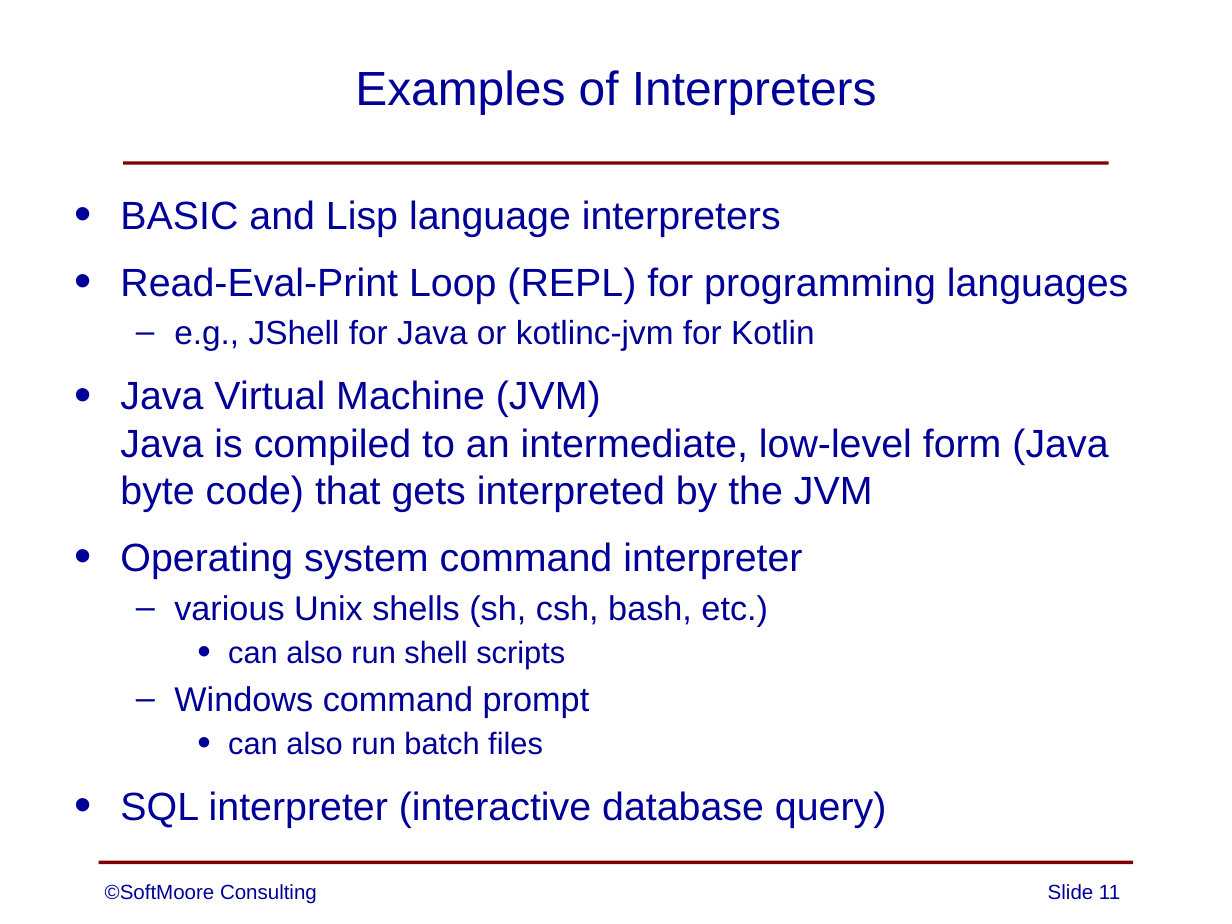
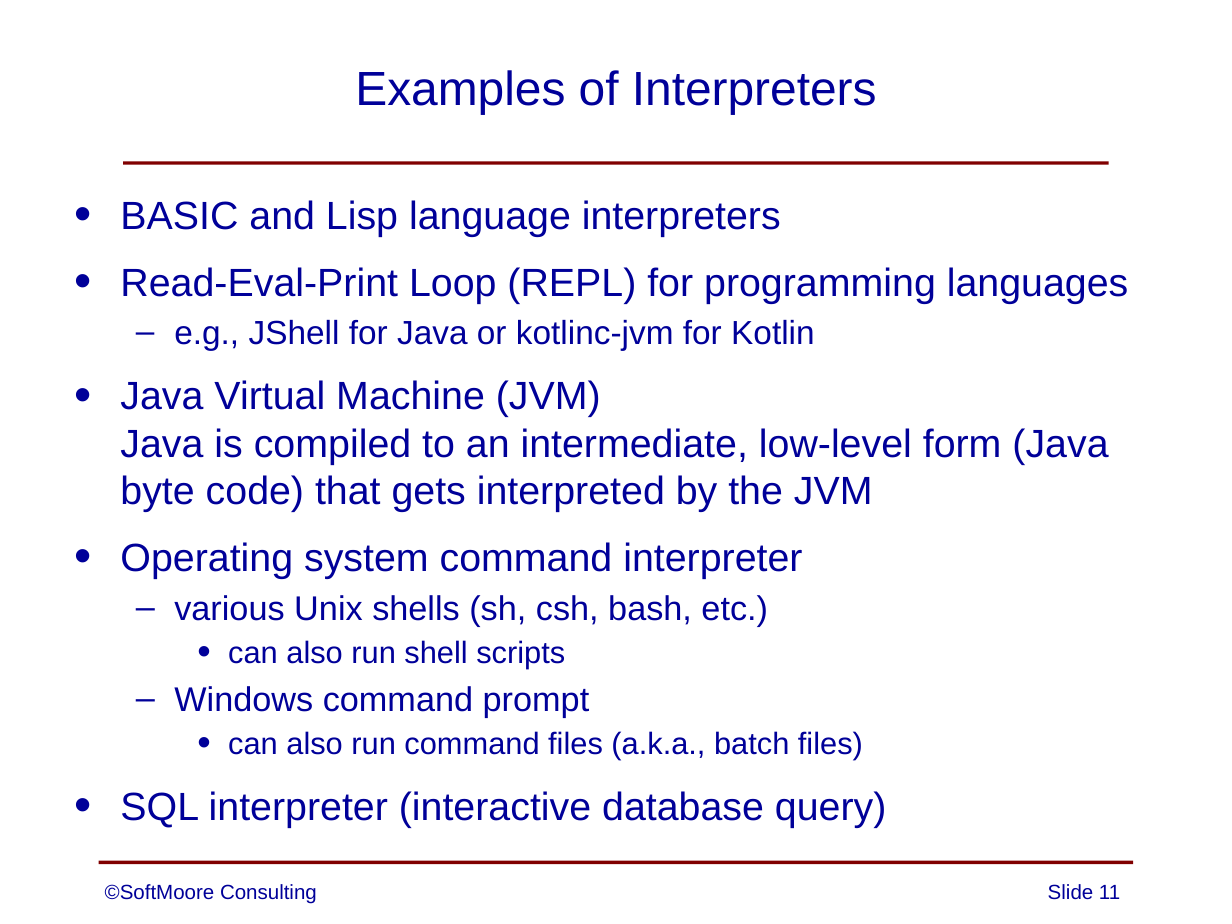
Before and after one commit to SoftMoore/CPRL-Kt-3rd, a slide deck: slide 11 of PowerPoints/01 - Overview of Compilers.pptx. Drawn at 1232x924 pixels with LibreOffice and Linux fonts; fonts in the diff are those of the drawing. Boxes give left, top, right and bottom in pixels: in the first picture for what was removed or moved away, otherwise in the second. Text is boxed around its words. In the diff, an @@ line names an element or a change of style, - is before the commit and + after.

Commit message:
minor changes to 2 slides

```diff
--- a/PowerPoints/01 - Overview of Compilers.pptx
+++ b/PowerPoints/01 - Overview of Compilers.pptx
@@ text at bbox=[228, 731, 863, 760]: text changed @@
-    • can also run batch files
+    • can also run command files (a.k.a., batch files)
```
Also in this commit, not shown: 1 other slide changed.
